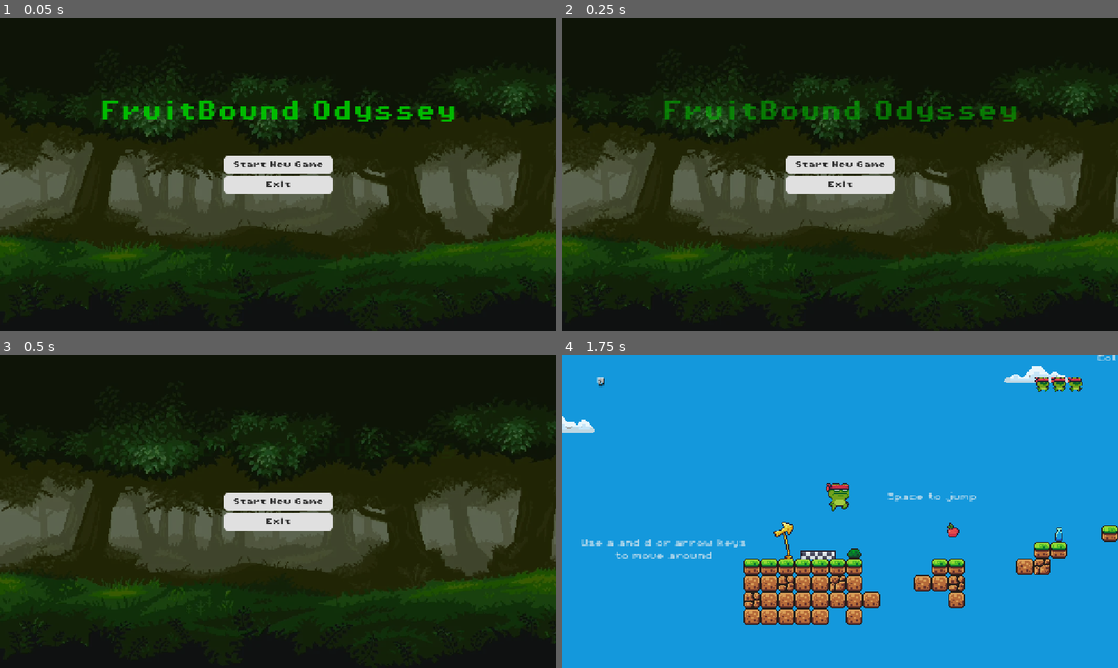
Above: before the commit, frames 1-4 (two rows, left to right).
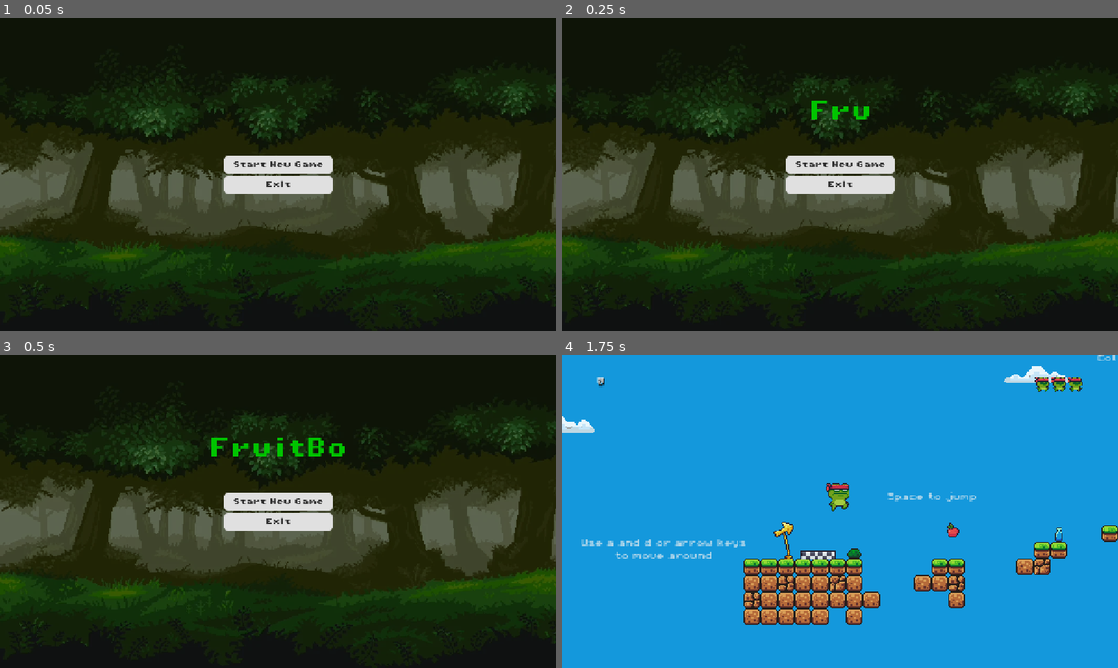
Above: after the commit, the same moments.

Repository: anushjindal19/jumpmasterrepo
Game: Godot game, scene res://scenes/GUI and Menus/main_menu.tscn
The game is run twice, just before and just after one commit, with the same random seed, the same clock (stepped at 60 frames per second) and the same inputs.
Inputs:
- Up to frame 1 (0.05 s): no input
- Up to frame 2 (0.25 s): no input
- Up to frame 3 (0.5 s): no input
- Up to frame 4 (1.75 s): click "Start New Game" at 0.5 s; hold D (right) from 1.28 s (still down); tap Space (jump) at 1.52 s

The runs differ from the first frame. In frame 1, 1.7% of the frame differs, in the area x 18-82%, y 26-34%; in frame 2, 1.5%; in frame 3, 0.6%; in frame 4, nothing differs.

Commit message:
Type out the main menu title before it starts blinking
The typing animation had no tracks, and _ready() overrode it with idle
straight away.

Diff:
--- a/scenes/GUI and Menus/main_menu.tscn
+++ b/scenes/GUI and Menus/main_menu.tscn
@@ -49,6 +49,18 @@
 [sub_resource type="Animation" id="Animation_8ln24"]
 resource_name = "typing"
 length = 1.2
+tracks/0/type = "value"
+tracks/0/imported = false
+tracks/0/enabled = true
+tracks/0/path = NodePath(".:visible_ratio")
+tracks/0/interp = 1
+tracks/0/loop_wrap = true
+tracks/0/keys = {
+"times": PackedFloat32Array(0, 1.2),
+"transitions": PackedFloat32Array(1, 1),
+"update": 0,
+"values": [0.0, 1.0]
+}
 
 [sub_resource type="AnimationLibrary" id="AnimationLibrary_wu84c"]
 _data = {
--- a/scripts/main_menu.gd
+++ b/scripts/main_menu.gd
@@ -2,10 +2,12 @@
 @onready var animation_player: AnimationPlayer = $Label/AnimationPlayer
 
 func _ready():
-	animation_player.play("idle")
 	# Quitting does nothing useful in a browser tab
 	if OS.has_feature("web"):
 		$VBoxContainer/Exit.hide()
+	animation_player.play("typing")
+	await animation_player.animation_finished
+	animation_player.play("idle")
 
 func _on_start_game_pressed() -> void:
 	PlayerUtils.current_level = 1
